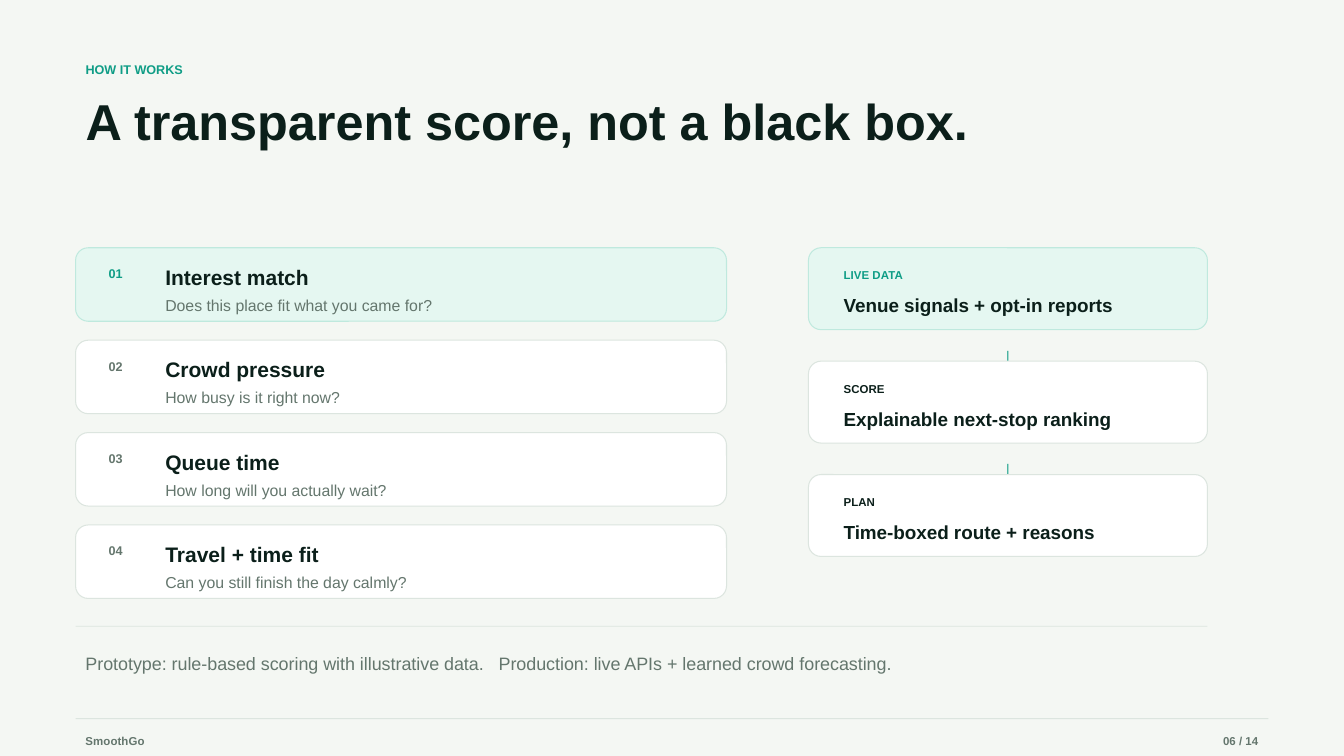
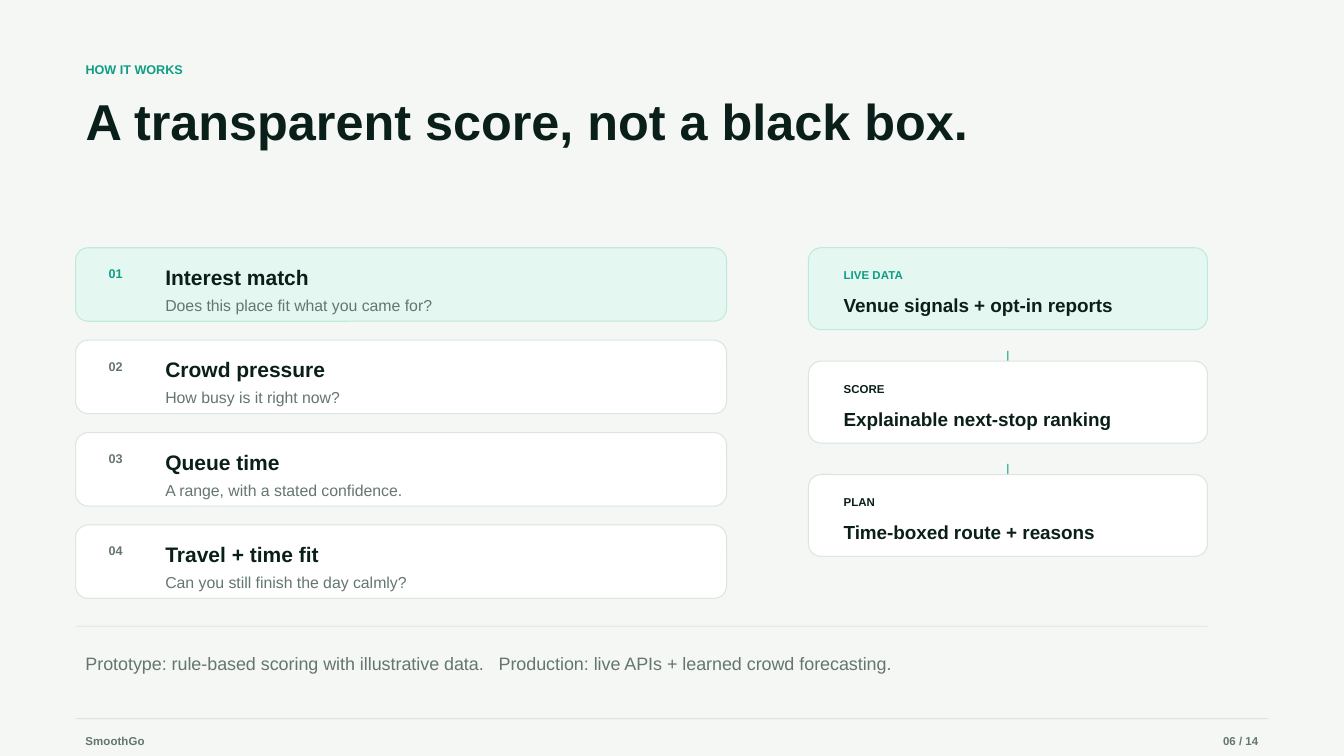
Before and after one commit to zhulian33/SmoothGo, a slide deck: slide 6 of presentation/SmoothGo_Presentation.pptx. Drawn at 1344x756 pixels with LibreOffice and Linux fonts; fonts in the diff are those of the drawing. Boxes give left, top, right and bottom in pixels: in the first picture for what was removed or moved away, otherwise in the second. Text is boxed around its words. In the diff, an @@ line names an element or a change of style, - is before the commit and + after.

```diff
--- a/presentation/SmoothGo_Presentation.pptx
+++ b/presentation/SmoothGo_Presentation.pptx
@@ text at [165, 484, 402, 499]: text changed @@
-How long will you actually wait?
+A range, with a stated confidence.
```
Also in this commit, not shown: 1 other slide changed, 3 other files.
